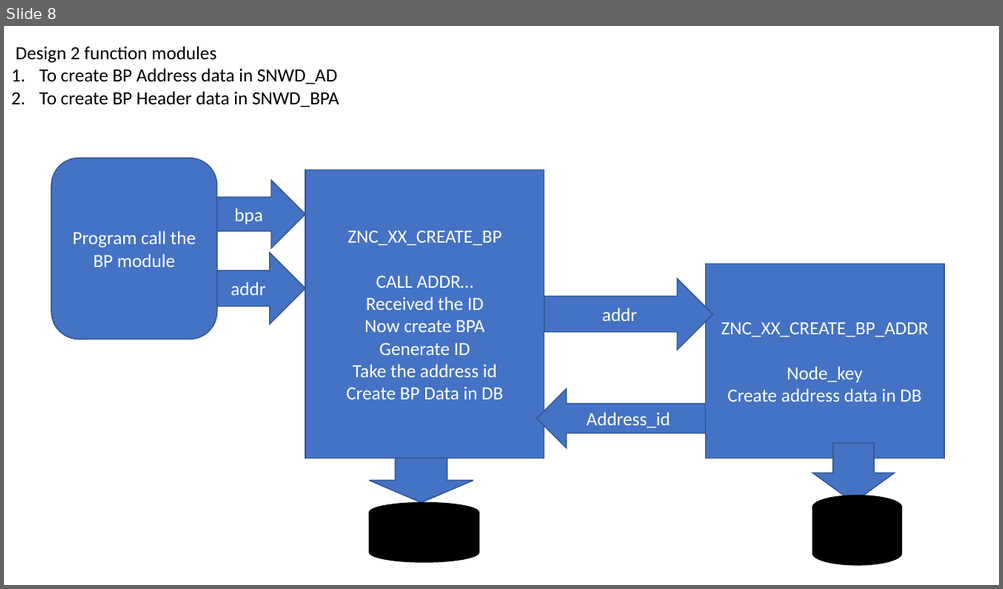
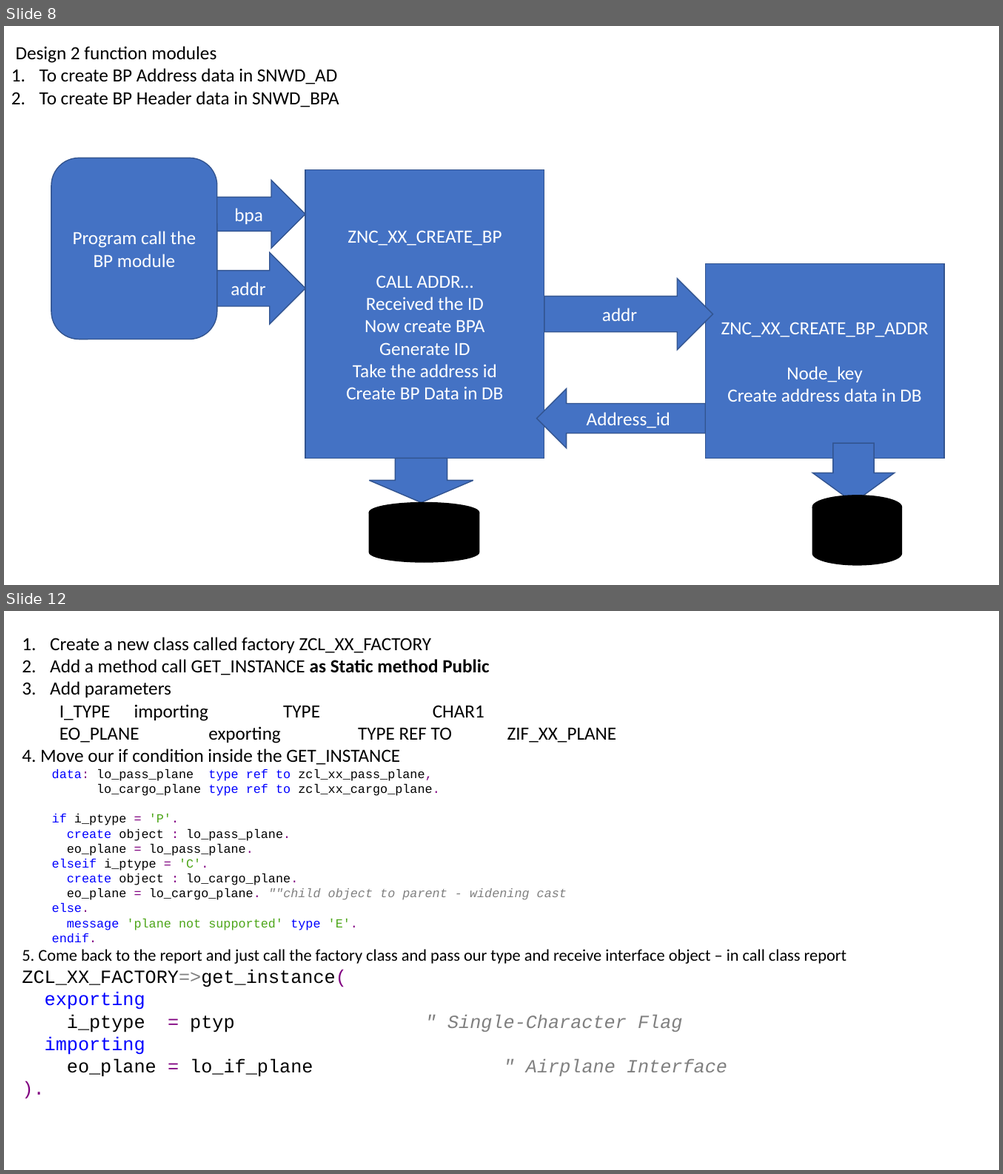
Before and after one commit to Grayser93/S4D400_Introduction_to_ABAP_on_S4HANA, a slide deck: day 4/Day 4 whiteboard.pptx. Shown one above the other, each under a label of ours: slide 8 before the commit, slides 8 and 12 after it; the slides between them are not shown. The pictures are 1003x589 and 1003x1174 pixels, drawn with LibreOffice and Linux fonts; fonts in the diff are those of the drawing. Boxes give left, top, right and bottom in pixels: in the first picture for what was removed or moved away, otherwise in the second. Text is boxed around its words. In the diff, an @@ line names an element or a change of style, - is before the commit and + after.

```diff
--- a/day 4/Day 4 whiteboard.pptx
+++ b/day 4/Day 4 whiteboard.pptx
@@ slide 12 added at <box>4,611,999,1170</box>, background #FFFFFF @@
@@ text added at <box>22,637,846,1077</box>, 18 pt, text #000000 @@
+1. Create a new class called factory ZCL_XX_FACTORY
+2. Add a method call GET_INSTANCE as Static method Public
+3. Add parameters
+  I_TYPE importing TYPE CHAR1
+  EO_PLANE exporting TYPE REF TO ZIF_XX_PLANE
+4. Move our if condition inside the GET_INSTANCE
+data: lo_pass_plane type ref to zcl_xx_pass_plane,
+lo_cargo_plane type ref to zcl_xx_cargo_plane.
+if i_ptype = 'P'.
+create object : lo_pass_plane.
+eo_plane = lo_pass_plane.
+elseif i_ptype = 'C'.
+create object : lo_cargo_plane.
+eo_plane = lo_cargo_plane. ""child object to parent - widening cast
+else.
+message 'plane not supported' type 'E'.
+endif.
+5. Come back to the report and just call the factory class and pass our type and receive interface object – in call class report
+ZCL_XX_FACTORY=>get_instance(
+exporting
+i_ptype = ptyp " Single-Character Flag
+importing
+eo_plane = lo_if_plane " Airplane Interface
+).
```
Also in this commit, not shown: 5 other slides added, 6 other files.
